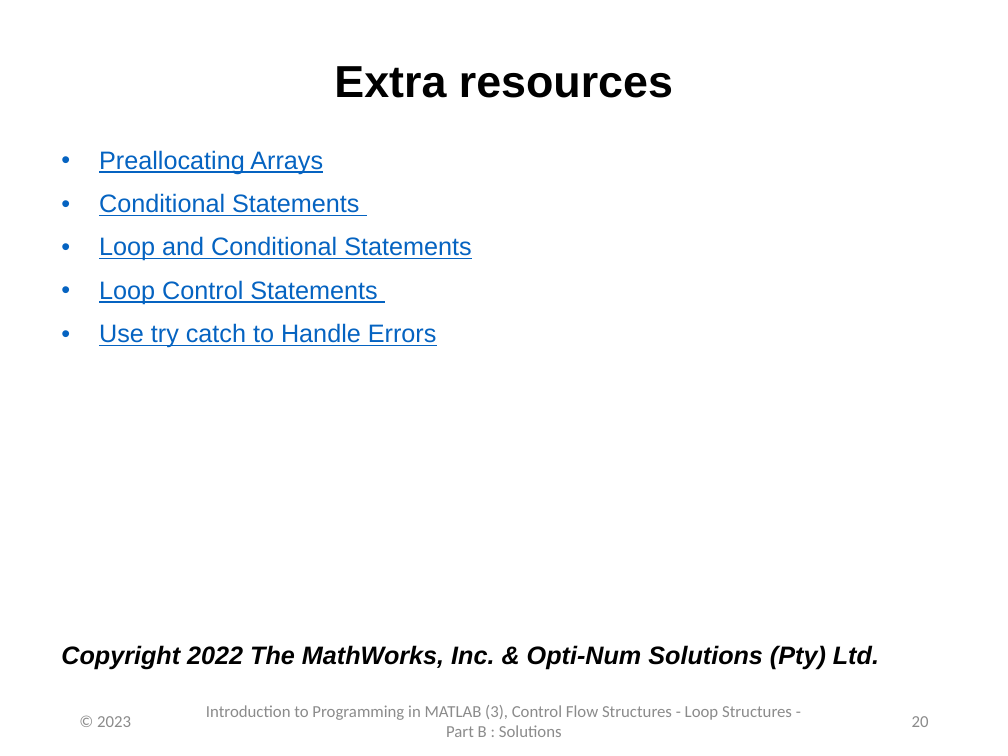
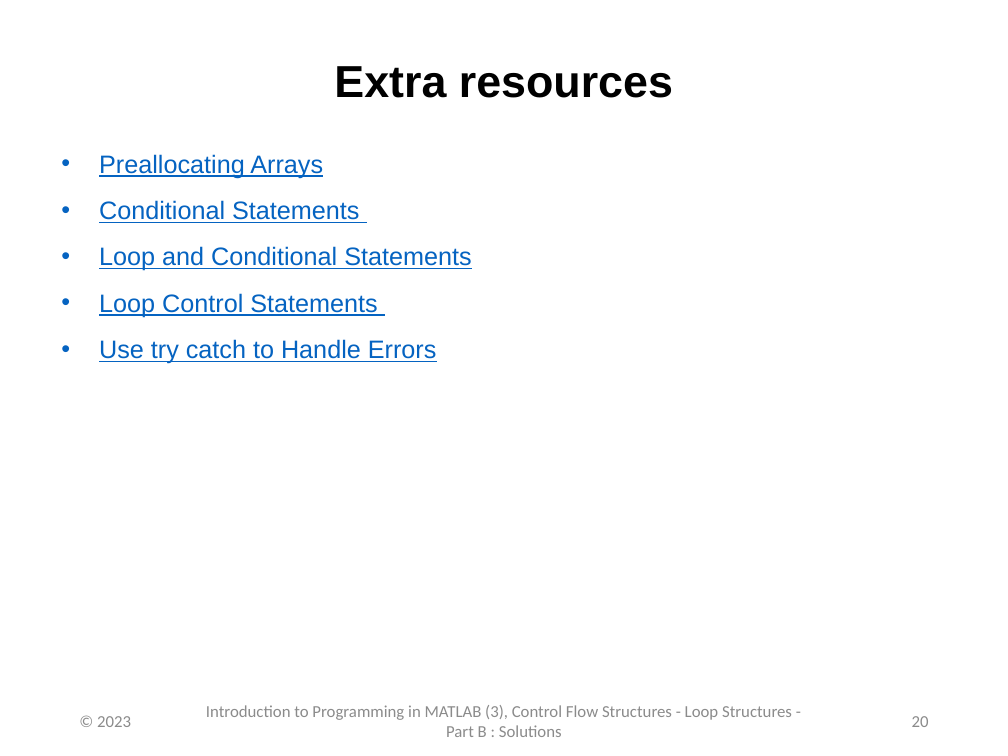
Before and after one commit to jedekoru/Introduction-to-Programming-in-MATLAB, a slide deck: slide 20 of Week 3 - Control Flow Structures/PowerPoint Presentations/Week_3_Part_2_Control_Flow_Structures.pptx. Drawn at 1008x756 pixels with LibreOffice and Linux fonts; fonts in the diff are those of the drawing. Boxes give left, top, right and bottom in pixels: in the first picture for what was removed or moved away, otherwise in the second. Text is boxed around its words. In the diff, an @@ line names an element or a change of style, - is before the commit and + after.

```diff
--- a/Week 3 - Control Flow Structures/PowerPoint Presentations/Week_3_Part_2_Control_Flow_Structures.pptx
+++ b/Week 3 - Control Flow Structures/PowerPoint Presentations/Week_3_Part_2_Control_Flow_Structures.pptx
@@ text "Preallocating Arrays" at (x1=99, y1=154, x2=471, y2=364): line spacing 0.97 to 1.07 @@
@@ text at (x1=61, y1=645, x2=879, y2=670): paragraph removed @@
-Copyright 2022 The MathWorks, Inc. & Opti-Num Solutions (Pty) Ltd.
```
Also in this commit, not shown: 16 other slides changed, 42 other files.
